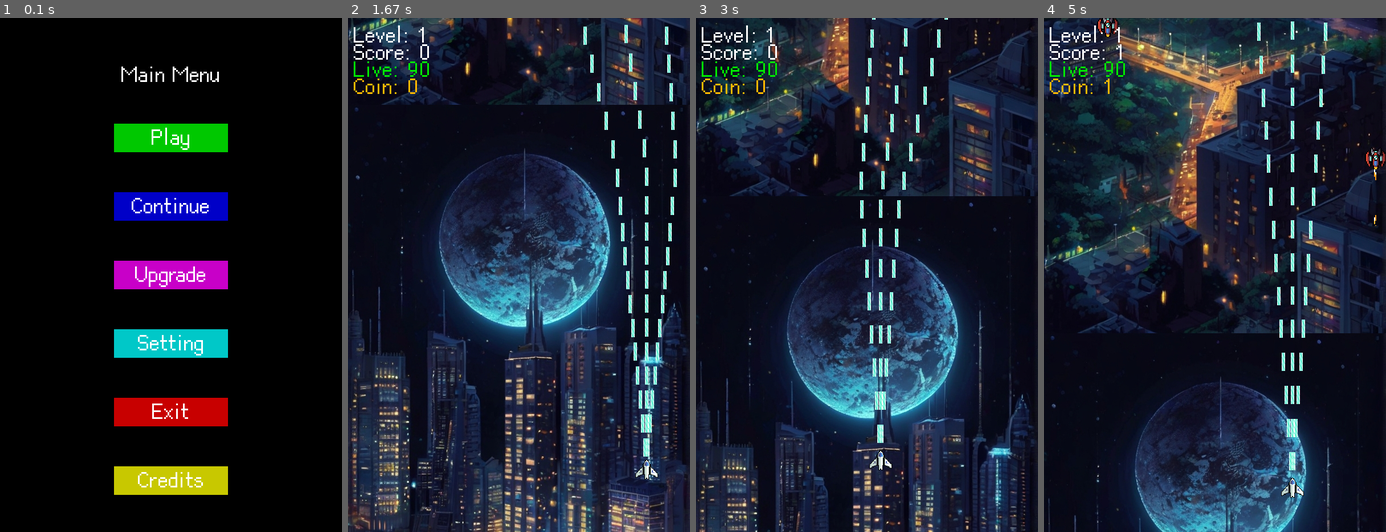
Above: before the commit, frames 1-4 (left to right).
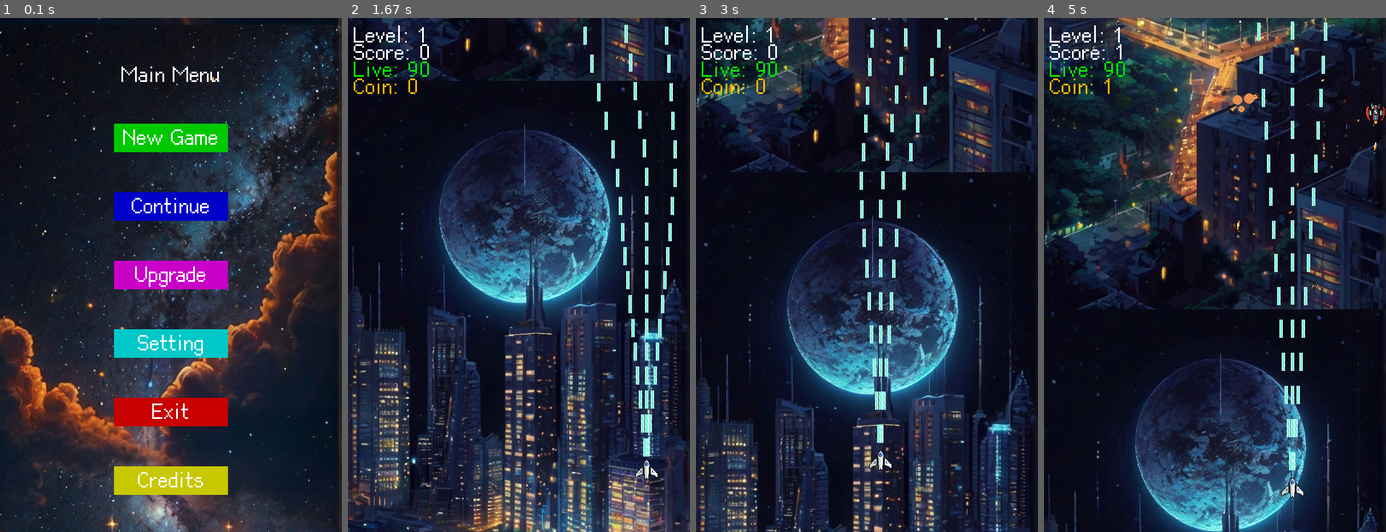
Above: after the commit, the same moments.

Repository: LukeTsengTW/pygame_space_shooting_game
Game: pygame game, started from main.py
Same seed, same stepped clock (60 frames per second), same inputs: the game is played once before the commit and once after it.
Inputs (mouse positions are in pixels of both pictures, inside the frame that each line leads up to):
- Up to frame 1 (0.1 s): no input
- Up to frame 2 (1.67 s): click "Continue" at 0.38 s; click (519, 59) at 0.72 s, where only the run after the commit has a clickable "Level 1"; hold Right 1-1.47 s; move the mouse to (628, 259) at 1.03 s; hold Up from 1.5 s (still down)
- Up to frame 3 (3 s): release Up at 1.8 s; hold Right 1.83-2.3 s; hold Left 2.33-2.87 s; hold Down from 2.9 s (still down)
- Up to frame 4 (5 s): release Down at 3.2 s; hold Left 3.23-3.63 s; hold Up 3.67-4.03 s; hold Right 4.07-4.7 s; hold Down from 4.73 s (still down)

The runs differ from the first frame. In frame 1, 81% of the frame differs, in the area x 0-100%, y 0-100%; in frame 2, 32%; in frame 3, 30%; in frame 4, 34%.

Commit message:
Update Levels Selection and changed main_menu button

Diff:
--- a/main.py
+++ b/main.py
@@ -155,19 +155,25 @@
             if event.type == pygame.MOUSEBUTTONDOWN:
                 if event.button == 1:
                     if button_1.collidepoint((mx, my)):
-                        player.damage += 1
-                        damage_level += 1
-                        damage_level_need_coin = damage_level * 1234
+                        if player.coin >= damage_level_need_coin:
+                            player.coin -= damage_level_need_coin
+                            player.damage += 1
+                            damage_level += 1
+                            damage_level_need_coin = damage_level * 1234
                     if button_2.collidepoint((mx, my)):
-                        BULLET_SPEED += 1
-                        bullet_speed_level += 1
-                        bullet_speed_level_need_coin = bullet_speed_level * 321
-                        print("Bullet's speed is ", BULLET_SPEED, " now")
+                        if player.coin >= bullet_speed_level_need_coin:
+                            player.coin -= bullet_speed_level_need_coin
+                            BULLET_SPEED += 1
+                            bullet_speed_level += 1
+                            bullet_speed_level_need_coin = bullet_speed_level * 321
+                            print("Bullet's speed is ", BULLET_SPEED, " now")
                     if button_3.collidepoint((mx, my)):
-                        max_lives += 1
-                        live_level += 1
-                        live_level_need_coin = live_level * 5432
-                        print("max_lives is ", max_lives, " now")
+                        if player.coin >= live_level_need_coin:
+                            player.coin -= live_level_need_coin
+                            max_lives += 1
+                            live_level += 1
+                            live_level_need_coin = live_level * 5432
+                            print("max_lives is ", max_lives, " now")
                     if button_4.collidepoint((mx, my)):
                         upgrade_UI_running = False
 
@@ -219,14 +225,62 @@
         pygame.display.update()
         clock.tick(60)
 
+def chose_level():
+    global level
+    chose_level_running = True
+    while chose_level_running:
+        screen.fill((0, 0, 0))
+        for i in range(1, 16):
+            if i <= level:
+                button_color = (0, 200, 0)  # Green for current level
+            else:
+                button_color = (200, 0, 0)  # Red for locked levels
+            button = pygame.Rect((SCREEN_WIDTH - 200) // 2, 50 * i, 200, 40)
+            pygame.draw.rect(screen, button_color, button)
+            draw_text(f'Level {i}', font, (255, 255, 255), screen, SCREEN_WIDTH // 2, 50 * i + 20)
+
+        for event in pygame.event.get():
+            if event.type == pygame.QUIT:
+                pygame.quit()
+                sys.exit()
+            if event.type == pygame.MOUSEBUTTONDOWN:
+                mx, my = pygame.mouse.get_pos()
+                for i in range(1, 16):
+                    button = pygame.Rect((SCREEN_WIDTH - 200) // 2, 50 * i, 200, 40)
+                    if button.collidepoint((mx, my)):
+                        if i <= level:
+                            level = i
+                            chose_level_running = False
+                            player.out_of_game = False
+                            reset_continue_game()
+                            break
+        pygame.display.update()
+        clock.tick(60)
+
 def main_menu():
     main_running = True
 
     button_width = 200
     button_height = 50
 
+    background = pygame.image.load(f'img/background/menu_background.jpg')
+    background_bottom = background
+
+    background_rect = background.get_rect()
+    background_rect_bottom = background_bottom.get_rect()
+    background_rect_bottom.top = background_rect.bottom
+
     while main_running:
-        screen.fill((0,0,0))
+        background_rect.move_ip(0, 2)
+        background_rect_bottom.move_ip(0, 2)
+
+        if background_rect.top >= SCREEN_HEIGHT:
+            background_rect.bottom = background_rect_bottom.top
+        if background_rect_bottom.top >= SCREEN_HEIGHT:
+            background_rect_bottom.bottom = background_rect.top
+
+        screen.blit(background, background_rect)
+        screen.blit(background_bottom, background_rect_bottom)
 
         draw_text('Main Menu', font, (255, 255, 255), screen, SCREEN_WIDTH/2, 100)
 
@@ -246,7 +300,7 @@
         pygame.draw.rect(screen, (200, 0, 0), button_5)
         pygame.draw.rect(screen, (200, 200, 0), button_6)
 
-        draw_text('Play', font, (255, 255, 255), screen, SCREEN_WIDTH // 2, SCREEN_HEIGHT // 2 - 240)
+        draw_text('New Game', font, (255, 255, 255), screen, SCREEN_WIDTH // 2, SCREEN_HEIGHT // 2 - 240)
         draw_text('Continue', font, (255, 255, 255), screen, SCREEN_WIDTH // 2, SCREEN_HEIGHT // 2 - 120)
         draw_text('Upgrade', font, (255, 255, 255), screen, SCREEN_WIDTH // 2, SCREEN_HEIGHT // 2)
         draw_text('Setting', font, (255, 255, 255), screen, SCREEN_WIDTH // 2, SCREEN_HEIGHT // 2 + 120)
@@ -266,9 +320,7 @@
                         break
                     if button_2.collidepoint((mx, my)):
                         main_running = False
-                        player.out_of_game = False
-                        reset_continue_game()
-                        break
+                        chose_level()
                     if button_3.collidepoint((mx, my)):
                         upgrade_UI()
                     if button_4.collidepoint((mx, my)):
@@ -639,7 +691,7 @@
     if player.invincible_shield and pygame.time.get_ticks() - player.shield_start_time > 5000:
         player.invincible_shield = False
 
-    if player.lives <= 0 or level > 20:
+    if player.lives <= 0 or level > 15:
         game_over_screen()
 
     if score > 75 + (level * 10) * 5: # 75 + (level * 10) * 5
Binary file added: img/background/menu_background.jpg
